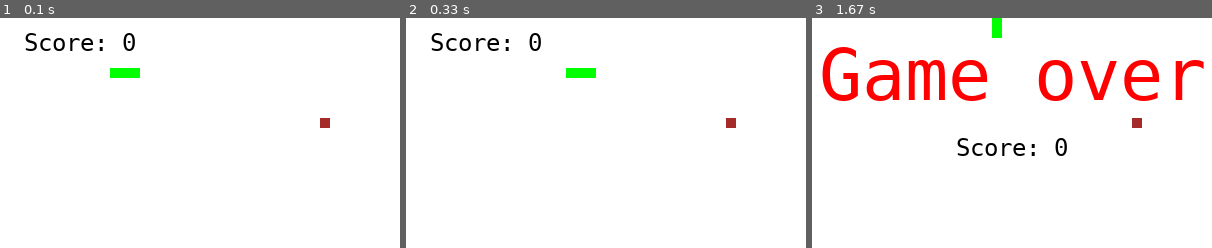
Above: before the commit, frames 1-3 (left to right).
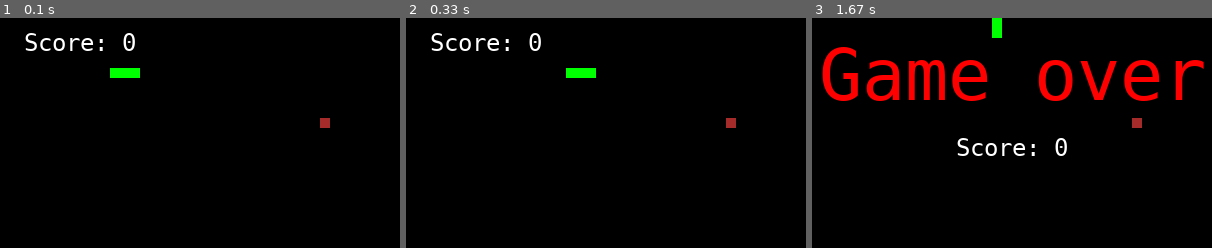
Above: after the commit, the same moments.

Repository: xxxvik-xakerxxx/Python
Game: pygame game, started from pygame/snake/main.py
Two runs of this game, one before a commit and one after it. Both use one fixed random seed, a clock stepped at 60 frames per second and the inputs below.
Inputs:
- Up to frame 1 (0.1 s): no input
- Up to frame 2 (0.33 s): no input
- Up to frame 3 (1.67 s): tap W at 0.33 s

The runs differ from the first frame. In frame 1, 100% of the frame differs, in the area x 0-100%, y 0-100%; in frame 2, 100%; in frame 3, 95%.

Commit message:
Snake dark

Diff:
--- a/pygame/snake/main.py
+++ b/pygame/snake/main.py
@@ -53,7 +53,7 @@
 
     def show_score(self, choice=1):
         s_font = pygame.font.SysFont('monaco', 24)
-        s_surf = s_font.render('Score: {0}'.format(self.score), True, self.black)
+        s_surf = s_font.render('Score: {0}'.format(self.score), True, self.white)
         s_rect = s_surf.get_rect()
         if choice == 1:
             s_rect.midtop = (80, 10)
@@ -149,7 +149,7 @@
     snake.validate_direction_and_change()
     snake.change_head_position()
     game.score, food.food_pos = snake.snake_body_mechanism(game.score, food.food_pos, game.screen_width, game.screen_height)
-    snake.draw_snake(game.play_surface, game.white)
+    snake.draw_snake(game.play_surface, game.black)
 
     food.draw_food(game.play_surface)
 
